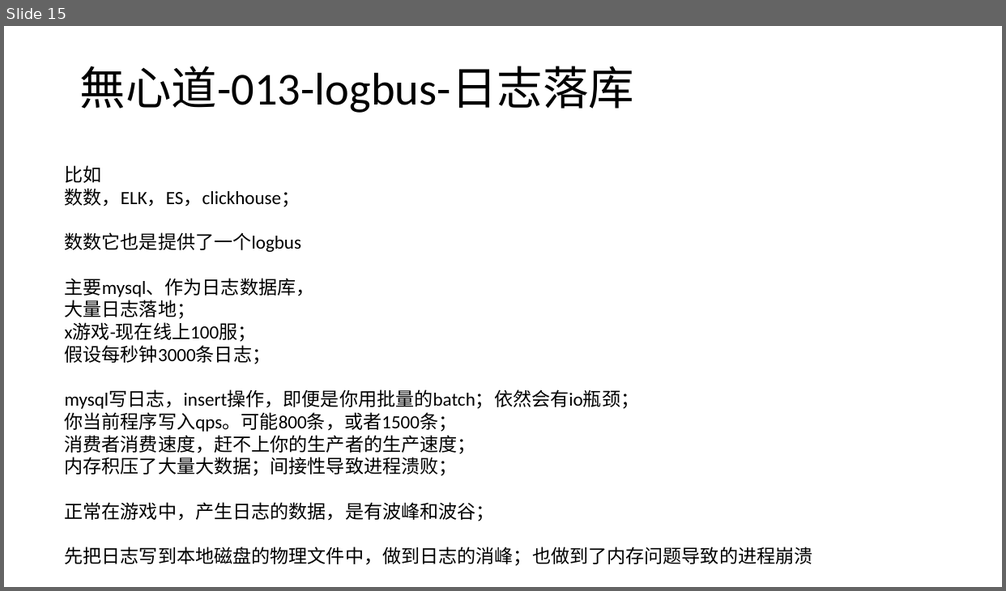
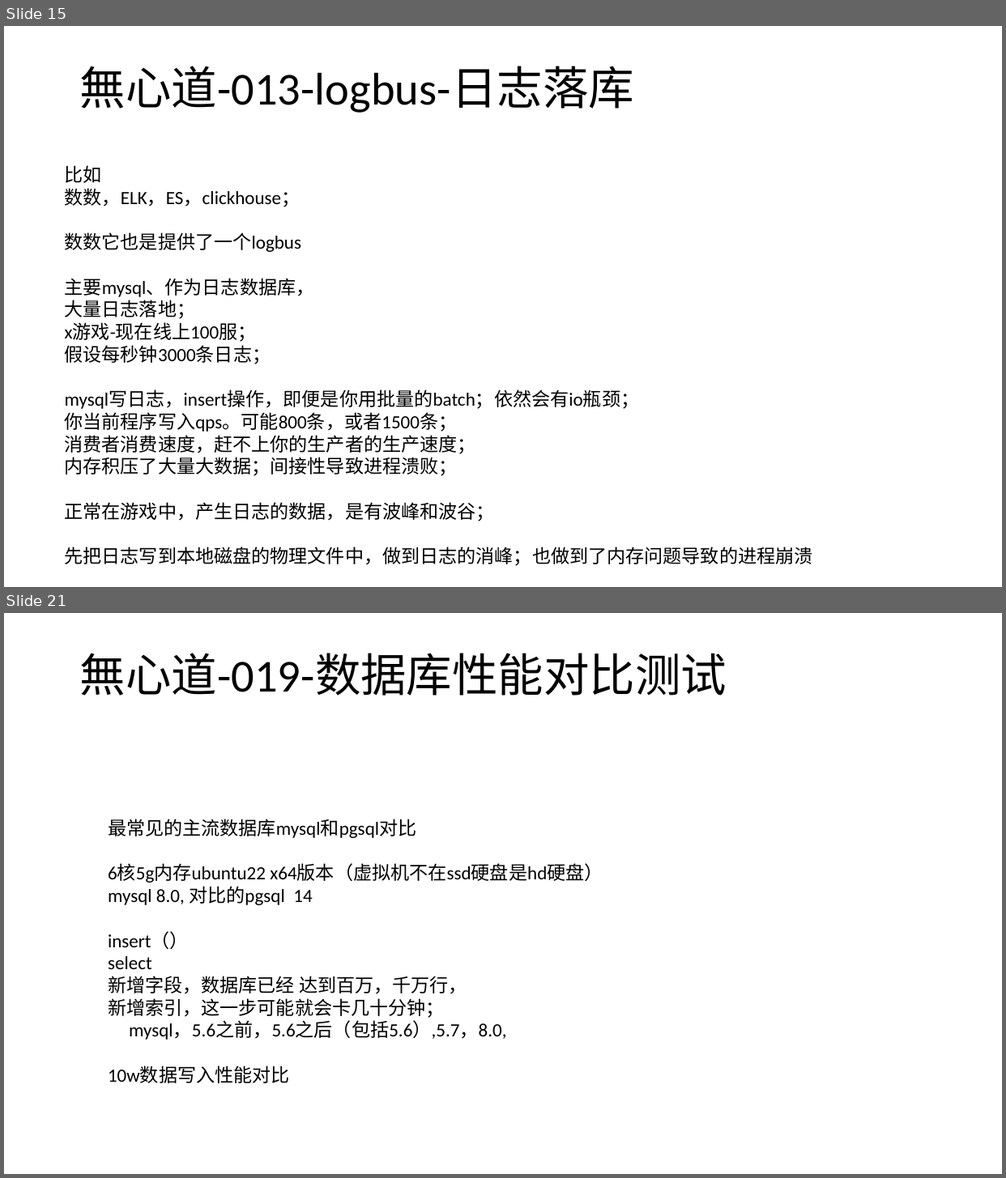
Before and after one commit to wxd-gaming/wxdgaming.boot, a slide deck: 無心道快速开发演示文稿.pptx. Shown one above the other, each under a label of ours: slide 15 before the commit, slides 15 and 21 after it; the slides between them are not shown. The pictures are 1006x591 and 1006x1178 pixels, drawn with LibreOffice and Linux fonts; fonts in the diff are those of the drawing. Boxes give left, top, right and bottom in pixels: in the first picture for what was removed or moved away, otherwise in the second. Text is boxed around its words. In the diff, an @@ line names an element or a change of style, - is before the commit and + after.

```diff
--- a/無心道快速开发演示文稿.pptx
+++ b/無心道快速开发演示文稿.pptx
@@ slide 21 added at (x1=4, y1=613, x2=1002, y2=1174), background #FFFFFF @@
@@ title added at (x1=80, y1=653, x2=727, y2=696), 44 pt, text #000000 @@
+無心道-019-数据库性能对比测试
@@ text added at (x1=108, y1=819, x2=603, y2=1084), 18 pt, text #000000 @@
+最常见的主流数据库mysql和pgsql对比
+6核5g内存ubuntu22 x64版本（虚拟机不在ssd硬盘是hd硬盘）
+mysql 8.0, 对比的pgsql 14
+insert（）
+select
+新增字段，数据库已经 达到百万，千万行，
+新增索引，这一步可能就会卡几十分钟；
+mysql，5.6之前，5.6之后（包括5.6）,5.7，8.0,
+10w数据写入性能对比
```
Also in this commit, not shown: 1 slide changed, 4 other slides added.
